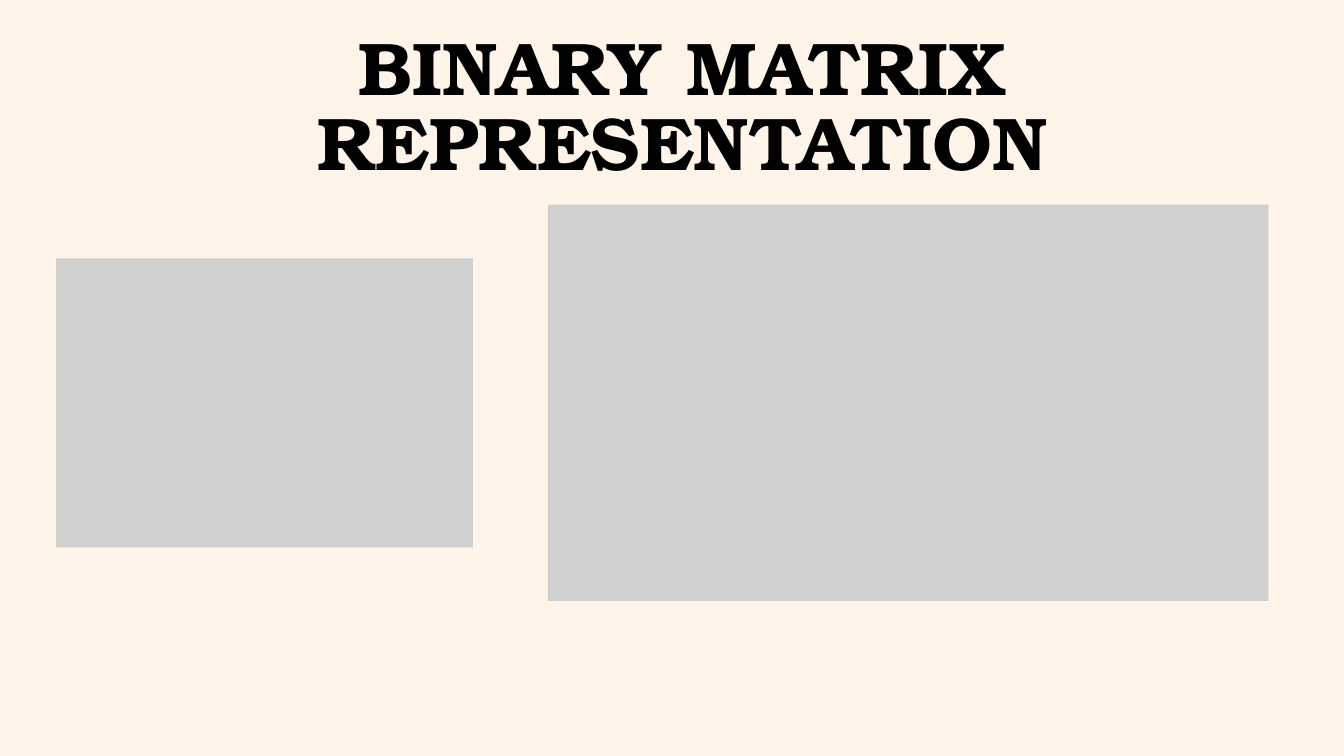
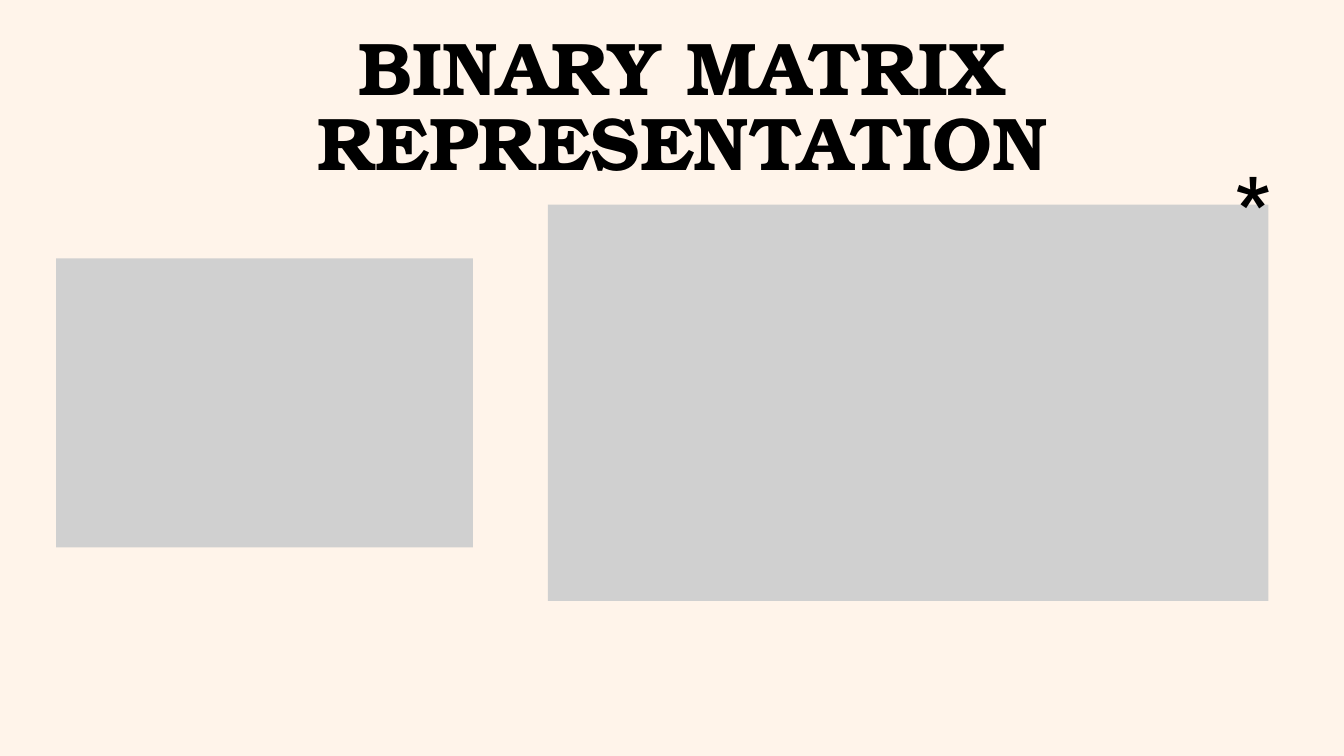
Before and after one commit to Abhinav-Bitragunta/Sudoku-Solver-Source, a slide deck: slide 10 of Presentation/Sudoku Solver PPT.pptx (slide 9 before the commit). Drawn at 1344x756 pixels with LibreOffice and Linux fonts; fonts in the diff are those of the drawing; grey boxes stand for pictures. Boxes give left, top, right and bottom in pixels: in the first picture for what was removed or moved away, otherwise in the second. Text is boxed around its words. In the diff, an @@ line names an element or a change of style, - is before the commit and + after.

```diff
--- a/Presentation/Sudoku Solver PPT.pptx
+++ b/Presentation/Sudoku Solver PPT.pptx
@@ text added at <box>1172,141,1335,239</box>, 78.5 pt, text #000000, bold @@
+*
```
Also in this commit, not shown: 6 other slides changed, 5 slides added, 2 other files.
